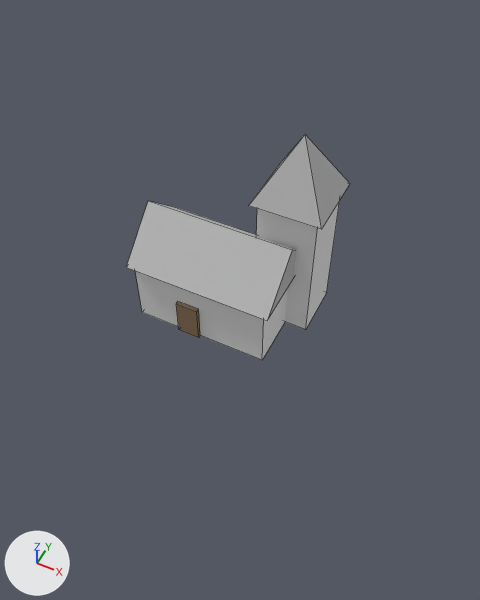
A saved change to the OBJ model blender/models/pieces/city.obj.
One viewpoint serves both versions: a 50 mm camera at (0.36, -0.72, 0.914) aimed at (0.008, -0.015, 0.032). Lighting does not change. The marker at lower left points along +X, +Y and +Z. The first picture is the older version. Mesh edges are drawn as thin lines. Where no turn or scale is listed for an object, it has been applied to the vertices.

Objects in the first picture: 'city'.
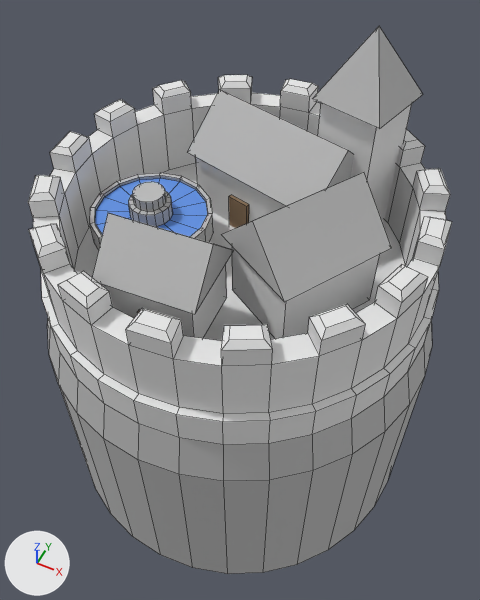
Pixel boxes [x1, y1, x2, y2] of what changed, in the pictures (480 x 600 px; the box of a moved part takes in the faces that stretch with it):
'city', reshaped (89% wider, 142% taller)
    before: [126, 134, 350, 360]
    after: [28, 26, 452, 574]
part 1 of me_city, moved or reshaped
    before: [135, 271, 288, 360]
    after: [196, 157, 286, 222]
part 2 of me_city, moved or reshaped
    before: [126, 201, 296, 321]
    after: [188, 90, 354, 206]
part 3 of me_city, moved or reshaped
    before: [257, 201, 340, 330]
    after: [318, 103, 412, 222]
part 4 of me_city, moved or reshaped
    before: [249, 134, 350, 229]
    after: [312, 26, 423, 129]
part 5 of me_city, moved or reshaped
    before: [176, 302, 200, 338]
    after: [229, 195, 249, 228]
part 6 of me_city, added
    after: [28, 75, 452, 574]
part 7 of me_city, added
    after: [90, 173, 213, 250]
part 8 of me_city, added
    after: [92, 172, 392, 339]

The change, as a diff of the scene's bpy script:
```diff
--- a/blender/models/pieces/city.obj.py
+++ b/blender/models/pieces/city.obj.py
@@ mat_water @@
+mat_water = principled_material('Water')
+mat_water.base_color = (0.115, 0.29, 0.8)  # blue #5f93e7
@@ me_city @@
 # used by ob_city; location = (0.0, 0.0, 0.0)
-me_city.from_pydata(...)  # 35 vertices, 28 faces; spans x -0.16..0.14, y -0.105..0.11, z 0.0..0.36
+me_city.from_pydata(...)  # 591 vertices, 530 faces; spans x -0.347..0.347, y -0.347..0.347, z -0.384..0.477
+# me_city part 1: the loose piece of 8 vertices spanning x -0.15..0.09, y -0.095..0.055, z 0.0..0.12 is turned -14.4 degrees about the z axis through its middle, then moved by (0.036, 0.153, 0.117)
+# me_city part 2: the loose piece of 6 vertices spanning x -0.16..0.1, y -0.105..0.065, z 0.12..0.2 is turned -14.4 degrees about the z axis through its middle, then moved by (0.036, 0.153, 0.117)
+# me_city part 3: the loose piece of 8 vertices spanning x 0.03..0.13, y 0.0..0.1, z 0.0..0.25 is turned -14.4 degrees about the z axis through its middle, then moved by (0.05, 0.124, 0.117)
+# me_city part 4: the loose piece of 5 vertices spanning x 0.02..0.14, y -0.01..0.11, z 0.25..0.36 is turned -14.4 degrees about the z axis through its middle, then moved by (0.05, 0.124, 0.117)
+# me_city part 5: the loose piece of 8 vertices spanning x -0.07..-0.03, y -0.101..-0.095, z 0.0..0.07 is turned -14.4 degrees about the z axis through its middle, then moved by (0.017, 0.161, 0.117)
+# me_city part 6: a new loose piece of 384 vertices spanning x -0.347..0.347, y -0.347..0.347, z -0.384..0.284
+# me_city part 7: a new loose piece of 128 vertices spanning x -0.241..-0.041, y -0.141..0.059, z 0.161..0.241
+# me_city part 8
+# 36 vertices are added at x -0.106..0.251, y -0.255..0.037, z 0.165..0.363
+# 12 new faces join them, mat_tint (white #e7e7e7)
+# 10 new faces join them, mat_tint_dark (grey #bcbcbc)
+# 6 new faces join them, mat_door (brown #907659)
+# other edits to the shape of me_city do not show in these pictures
 me_city.materials.append(mat_tint)
@@ me_city @@
 me_city.materials.append(mat_door)
+me_city.materials.append(mat_water)  # blue #5f93e7
```
